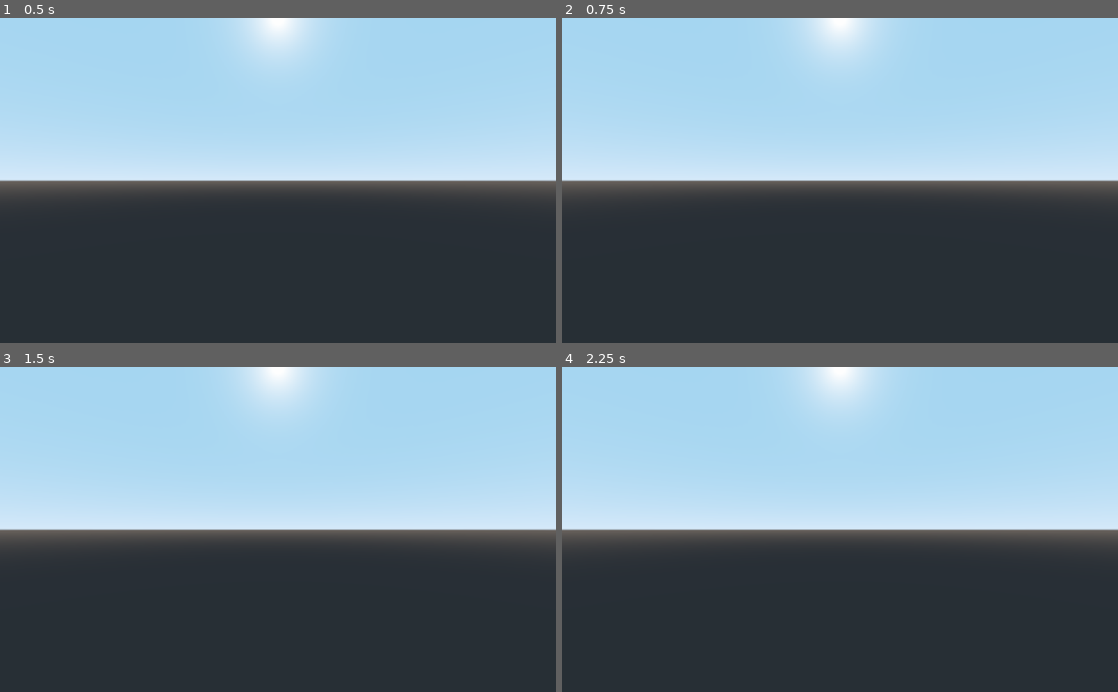
Above: before the commit, frames 1-4 (two rows, left to right).
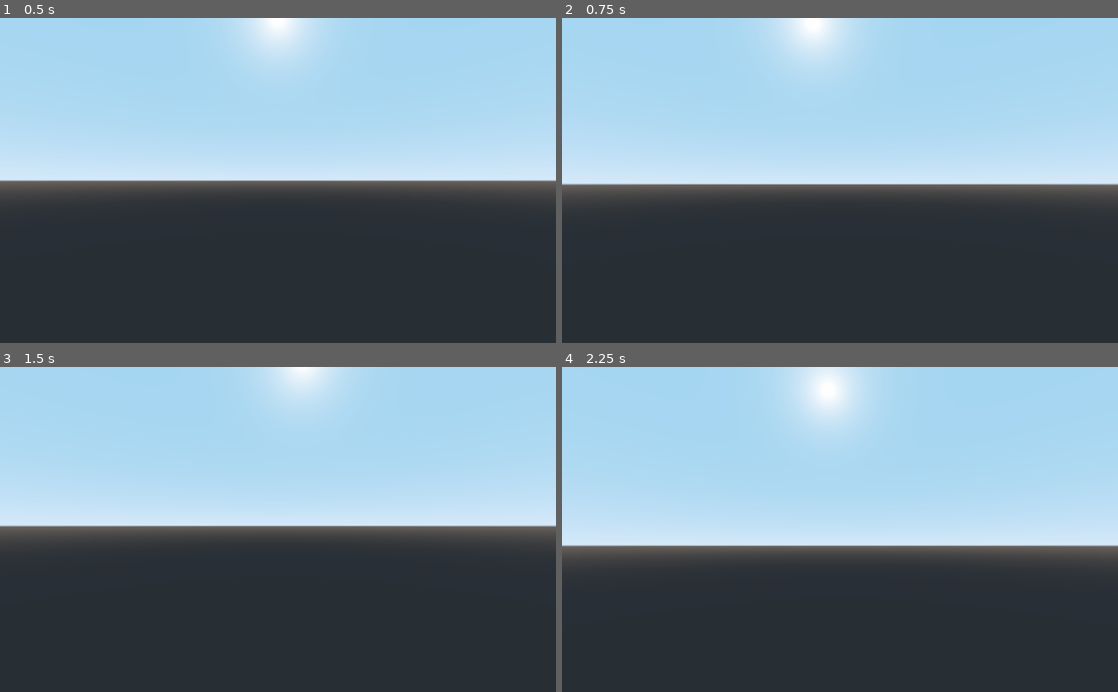
Above: after the commit, the same moments.

Repository: JustIccy/New-Project
Game: Godot game, scene res://World.tscn
Same seed, same stepped clock (60 frames per second), same inputs: the game is played once before the commit and once after it.
Inputs (mouse positions are in pixels of both pictures, inside the frame that each line leads up to):
- Up to frame 1 (0.5 s): no input
- Up to frame 2 (0.75 s): tap Enter at 0.5 s; move the mouse to (962, 164) at 0.52 s; hold D (right) from 0.53 s (still down); tap Space (jump) at 0.6 s
- Up to frame 3 (1.5 s): tap Space (jump) at 0.77, 1.07, 1.25, 1.35 s; move the mouse to (166, 545) at 1.27 s; release D (right) at 1.28 s; hold S (backward) from 1.28 s (still down)
- Up to frame 4 (2.25 s): tap Space (jump) at 1.52, 1.82, 2.1 s; tap Enter at 2 s; move the mouse to (895, 458) at 2.02 s; release S (backward) at 2.03 s; hold D (right) from 2.03 s (still down)

Frame 1 is identical in both runs. In frame 2, 2.5% of the frame differs, in the area x 0-100%, y 0-52%; in frame 3, 2.2%; in frame 4, 8.8%, in the area x 0-100%, y 0-59%.

Commit message:
Improved Player Physics

Diff:
--- a/KinematicBody.tscn
+++ b/KinematicBody.tscn
@@ -33,3 +33,8 @@
 
 [node name="Camera" type="Camera" parent="Head"]
 transform = Transform( 1, 0, 0, 0, 1, 0, 0, 0, 1, 0, 0, -0.955605 )
+
+[node name="GroundCheck" type="RayCast" parent="."]
+transform = Transform( 1, 0, 0, 0, 1, 0, 0, 0, 1, 0, -2, 0 )
+enabled = true
+cast_to = Vector3( 0, -1.5, 0 )
--- a/Player.gd
+++ b/Player.gd
@@ -1,16 +1,71 @@
 extends KinematicBody
 
-
-# Declare member variables here. Examples:
-# var a = 2
-# var b = "text"
+#Delcare Variables
+var speed = 10
+var h_acceleration = 6
+var air_acceleration = 1
+var normal_acceleration = 6
+var gravity = 20
+var jump = 10
+var full_contact = false
 
 
-# Called when the node enters the scene tree for the first time.
+var mouse_sensitivity = 0.03
+
+var direction = Vector3()
+var h_velocity = Vector3()
+var movement = Vector3()
+var gravity_vec = Vector3()
+
+onready var head = $Head
+onready var ground_check = $GroundCheck
+
+#on game start keep mouse within window bounds
 func _ready():
-	pass # Replace with function body.
+	Input.set_mouse_mode(Input.MOUSE_MODE_CAPTURED)
 
+#capture mouse movement and clamps the head to specific bounds on the x axis
+func _input(event):
+	if event is InputEventMouseMotion:
+		rotate_y(deg2rad(-event.relative.x * mouse_sensitivity))
+		head.rotate_x(deg2rad(-event.relative.y * mouse_sensitivity))
+		head.rotation.x = clamp(head.rotation.x, deg2rad(-89), deg2rad(89))
 
-# Called every frame. 'delta' is the elapsed time since the previous frame.
-#func _process(delta):
-#	pass
+#Physics function: Deals with player movement and speed
+func _physics_process(delta):
+
+	direction = Vector3()
+
+	#Calculate to check if player is either on the ground or jumping, as well as calculating for slopes and acceleration
+	if ground_check.is_colliding():
+		full_contact = true
+
+	if not is_on_floor():
+		gravity_vec += Vector3.DOWN * gravity * delta
+		h_acceleration = air_acceleration
+	elif is_on_floor() and full_contact:
+		gravity_vec = -get_floor_normal() * gravity
+		h_acceleration = normal_acceleration
+	else:
+		gravity_vec = -get_floor_normal()
+		h_acceleration = normal_acceleration
+
+	#Tracks Player controls
+	if Input.is_action_just_pressed("jump") and (is_on_floor() or ground_check.is_colliding()):
+		gravity_vec = Vector3.UP * jump
+
+	if Input.is_action_pressed("forward"):
+		direction -= transform.basis.z
+	elif Input.is_action_pressed("backward"):
+		direction += transform.basis.z
+	if Input.is_action_pressed("left"):
+		direction -= transform.basis.x
+	elif Input.is_action_pressed("right"):
+		direction += transform.basis.x
+
+	direction = direction.normalized()
+	h_velocity = h_velocity.linear_interpolate(direction * speed, h_acceleration * delta)
+	movement.z = h_velocity.z + gravity_vec.z
+	movement.x = h_velocity.x + gravity_vec.x
+
+	move_and_slide(movement, Vector3.UP)
